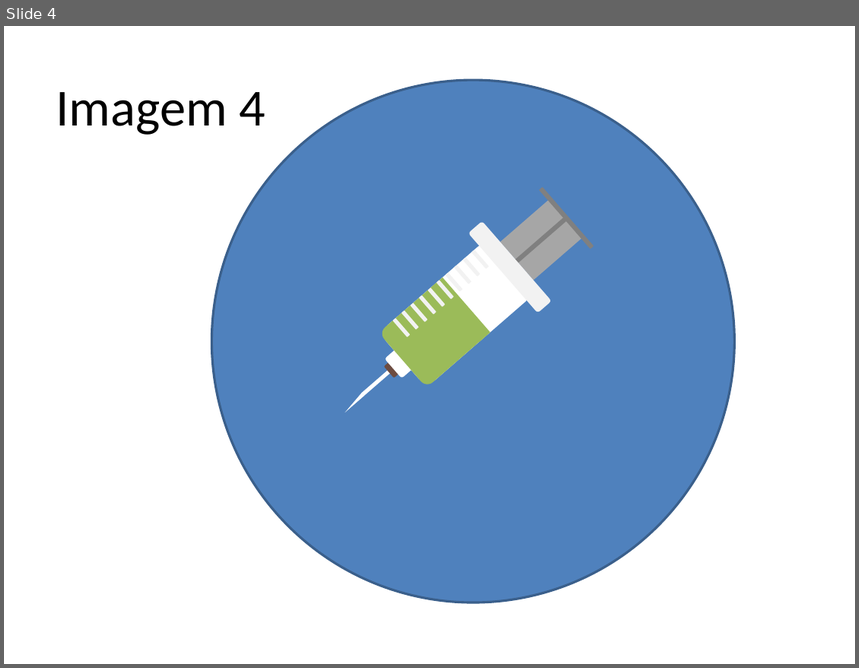
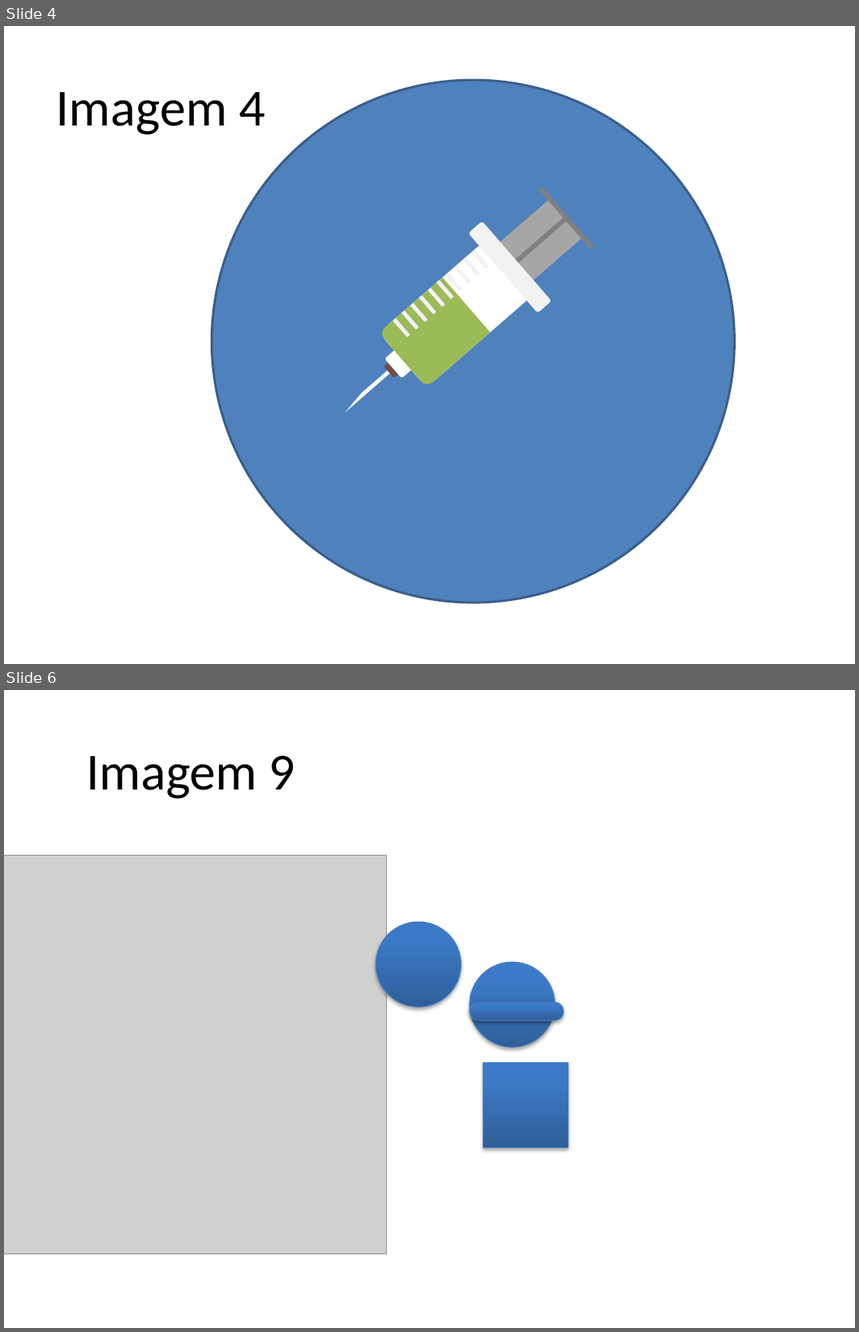
Before and after one commit to gustavogitzel/Discussex, a slide deck: Rascunhos/Imagens PrevContracep.pptx. Shown one above the other, each under a label of ours: slide 4 before the commit, slides 4 and 6 after it; the slides between them are not shown. The pictures are 859x668 and 859x1332 pixels, drawn with LibreOffice and Linux fonts; fonts in the diff are those of the drawing; grey boxes stand for pictures. Boxes give left, top, right and bottom in pixels: in the first picture for what was removed or moved away, otherwise in the second. Text is boxed around its words. In the diff, an @@ line names an element or a change of style, - is before the commit and + after.

```diff
--- a/Rascunhos/Imagens PrevContracep.pptx
+++ b/Rascunhos/Imagens PrevContracep.pptx
@@ slide 6 added at [4, 690, 855, 1328], background #FFFFFF @@
@@ title added at [87, 755, 296, 799], 44 pt, text #000000 @@
+Imagem 9
@@ picture added at [4, 855, 386, 1255] @@
@@ ellipse added at [376, 923, 461, 1008], fill gradient #2F5F99 to #3D7CC7 to #3A7CCB, outline #4B7EBC 0.75 pt @@
@@ ellipse added at [470, 962, 555, 1047], fill gradient #2F5F99 to #3D7CC7 to #3A7CCB, outline #4B7EBC 0.75 pt @@
@@ rounded rectangle added at [470, 1002, 563, 1021], fill gradient #2F5F99 to #3D7CC7 to #3A7CCB, outline #4B7EBC 0.75 pt @@
@@ rectangle added at [484, 1063, 569, 1148], fill gradient #2F5F99 to #3D7CC7 to #3A7CCB, outline #4B7EBC 0.75 pt @@
```
Also in this commit, not shown: 1 slide changed.
